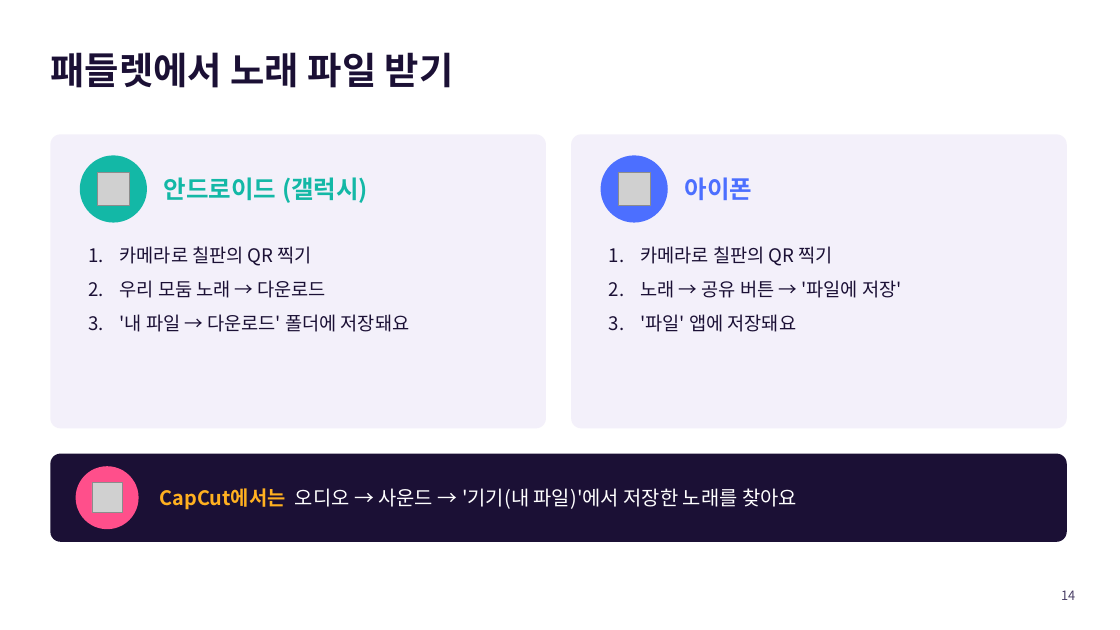
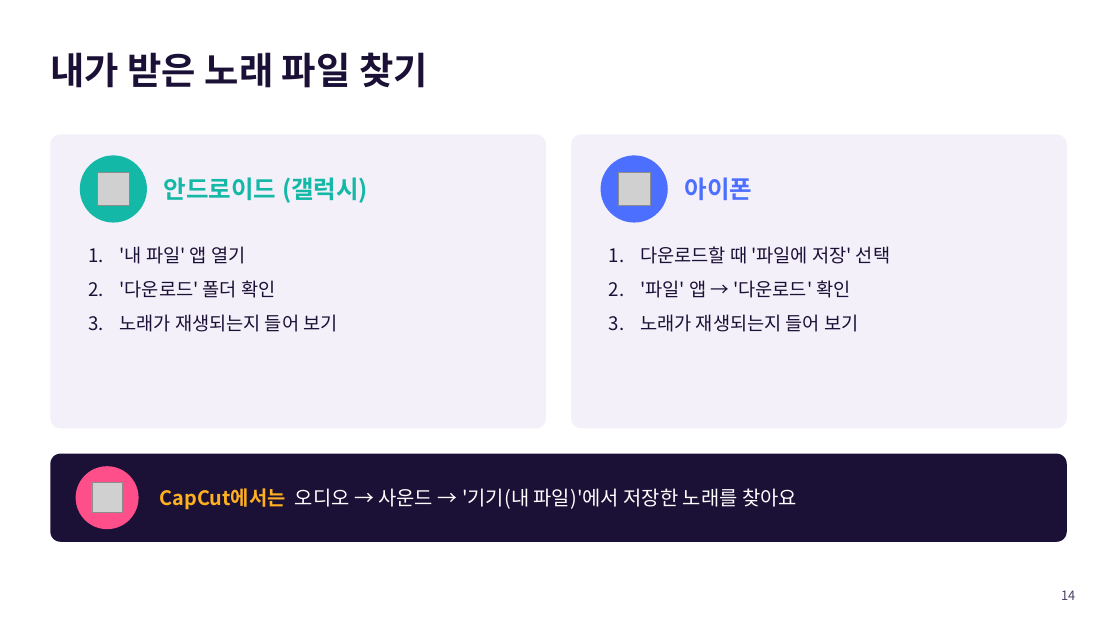
Before and after one commit to jisun294020-ops/school, a slide deck: slide 14 of 평택여고_2026-10-21/PPT_중학생용_휴대폰실습.pptx. Drawn at 1120x630 pixels with LibreOffice and Linux fonts; fonts in the diff are those of the drawing; grey boxes stand for pictures. Boxes give left, top, right and bottom in pixels: in the first picture for what was removed or moved away, otherwise in the second. Text is boxed around its words. In the diff, an @@ line names an element or a change of style, - is before the commit and + after.

```diff
--- a/평택여고_2026-10-21/PPT_중학생용_휴대폰실습.pptx
+++ b/평택여고_2026-10-21/PPT_중학생용_휴대폰실습.pptx
@@ title at [50,52,428,88]: text changed @@
-패들렛에서 노래 파일 받기
+내가 받은 노래 파일 찾기
@@ text at [120,246,337,332]: text changed @@
-1. 카메라로 칠판의 QR 찍기
-2. 우리 모둠 노래 → 다운로드
-3. '내 파일 → 다운로드' 폴더에 저장돼요
+1. '내 파일' 앱 열기
+2. '다운로드' 폴더 확인
+3. 노래가 재생되는지 들어 보기
@@ text at [640,246,890,332]: text changed @@
-1. 카메라로 칠판의 QR 찍기
-2. 노래 → 공유 버튼 → '파일에 저장'
-3. '파일' 앱에 저장돼요
+1. 다운로드할 때 '파일에 저장' 선택
+2. '파일' 앱 → '다운로드' 확인
+3. 노래가 재생되는지 들어 보기
```
Also in this commit, not shown: 10 other slides changed, 3 other files.
